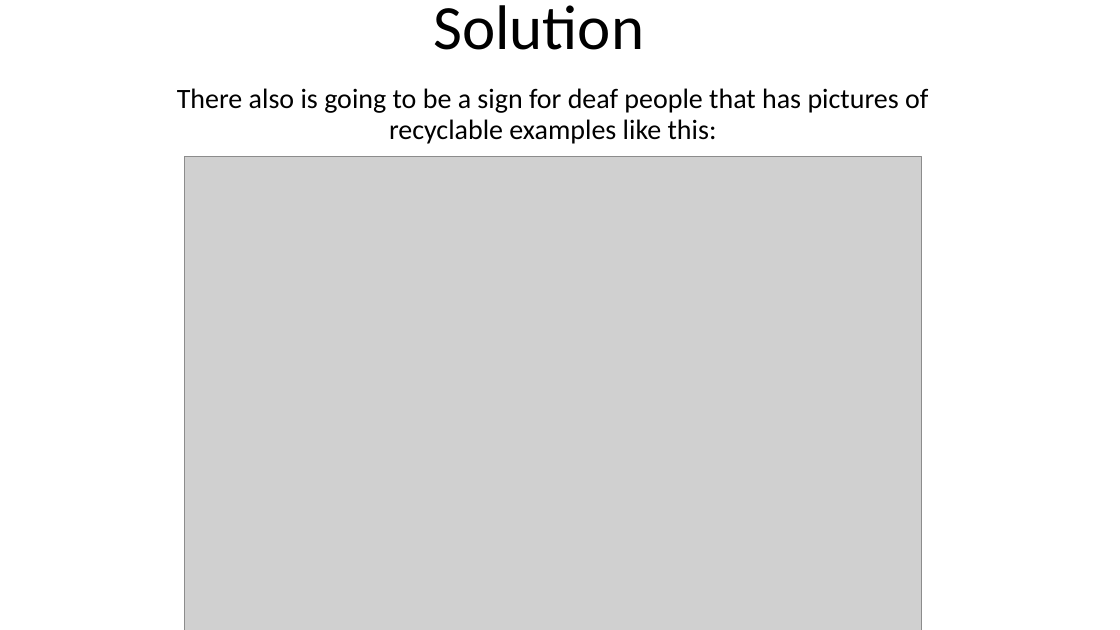
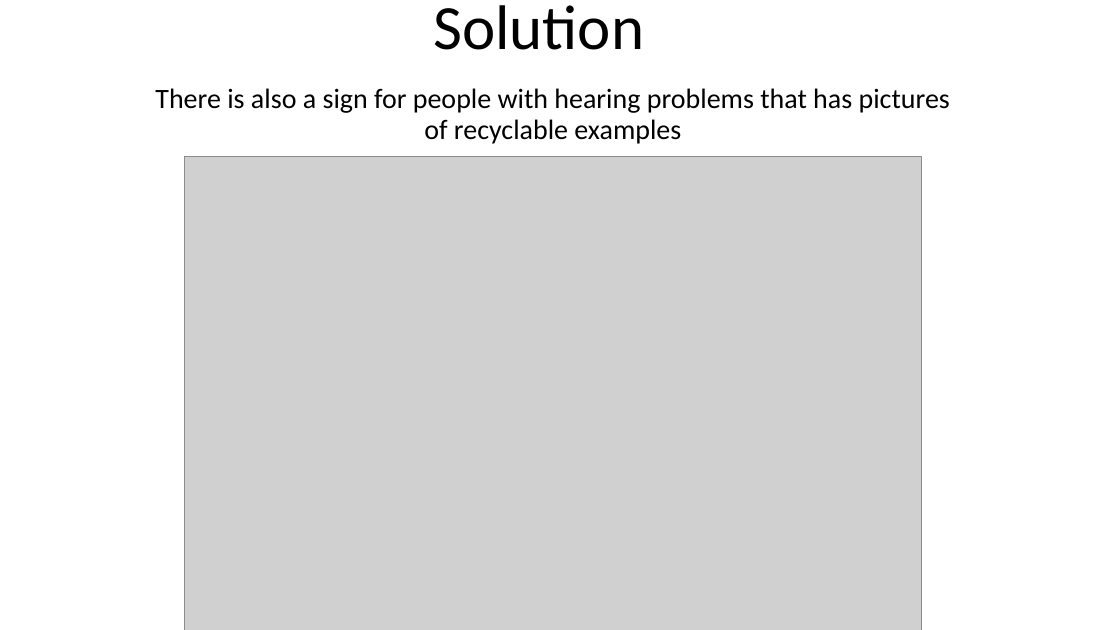
Before and after one commit to eeyujian/FLL2015, a slide deck: slide 3 of daniel/fll 2015 presintion.pptx. Drawn at 1120x630 pixels with LibreOffice and Linux fonts; fonts in the diff are those of the drawing; grey boxes stand for pictures. Boxes give left, top, right and bottom in pixels: in the first picture for what was removed or moved away, otherwise in the second. Text is boxed around its words. In the diff, an @@ line names an element or a change of style, - is before the commit and + after.

```diff
--- a/daniel/fll 2015 presintion.pptx
+++ b/daniel/fll 2015 presintion.pptx
@@ subtitle at (x1=155, y1=88, x2=950, y2=144): text changed @@
-There also is going to be a sign for deaf people that has pictures of recyclable examples like this:
+There is also a sign for people with hearing problems that has pictures of recyclable examples
```
Also in this commit, not shown: 2 other slides changed, 1 slide added.
